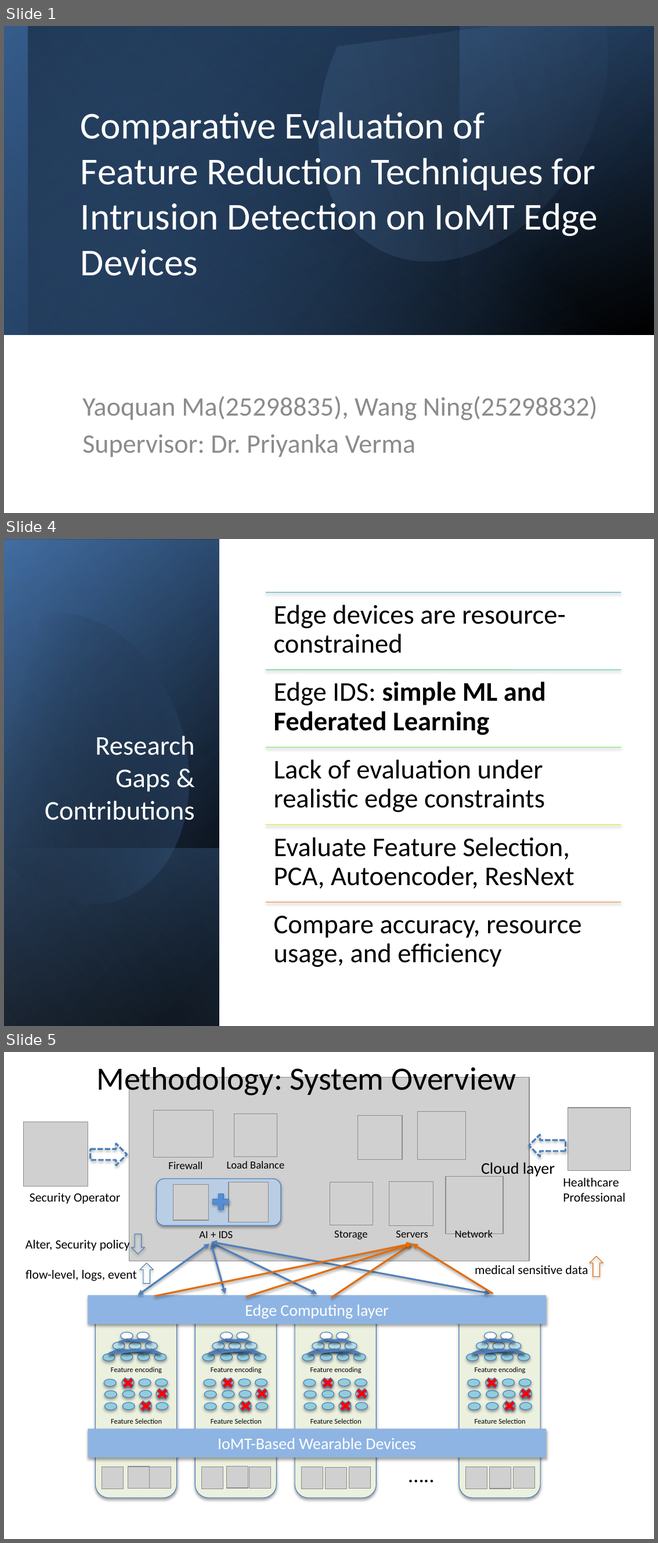
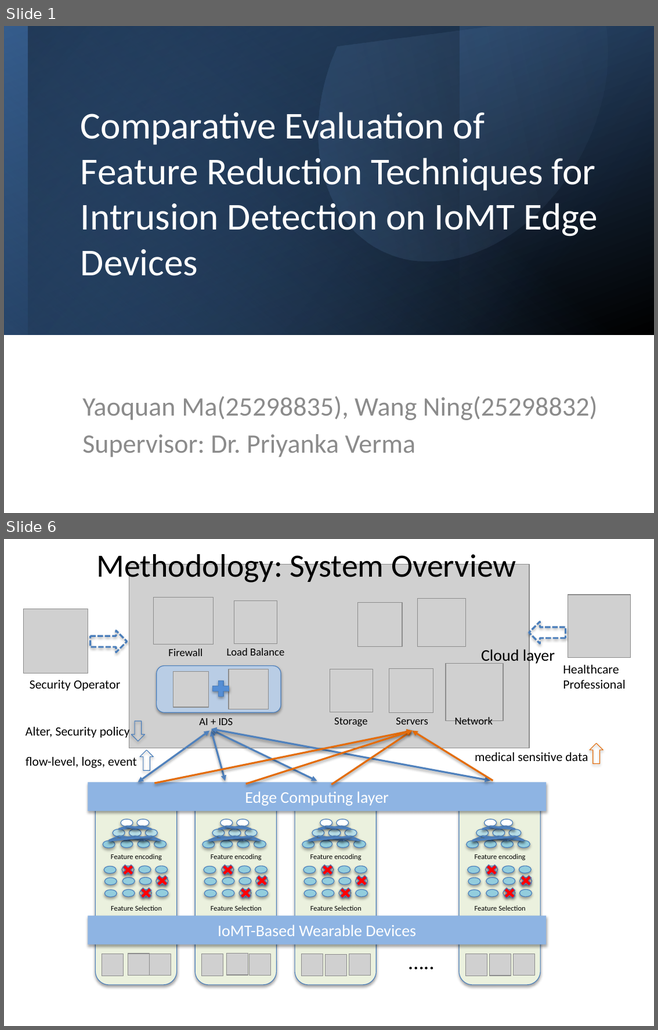
Before and after one commit to YMa10-ACS/Edge-IDS-Framework, a slide deck: Presentation/IoMT_IDS_Presentation.pptx. Shown one above the other, each under a label of ours: slides 1, 4 and 5 before the commit, slides 1 and 6 after it; the slides between them are not shown. The pictures are 658x1543 and 658x1030 pixels, drawn with LibreOffice and Linux fonts; fonts in the diff are those of the drawing; grey boxes stand for pictures. Boxes give left, top, right and bottom in pixels: in the first picture for what was removed or moved away, otherwise in the second. Text is boxed around its words. In the diff, an @@ line names an element or a change of style, - is before the commit and + after.

```diff
--- a/Presentation/IoMT_IDS_Presentation.pptx
+++ b/Presentation/IoMT_IDS_Presentation.pptx
@@ slide 4 removed at [4, 539, 654, 1026], background #FFFFFF @@
@@ rectangle removed at [5, 539, 219, 1026] @@
@@ rectangle removed at [5, 540, 219, 1026] @@
@@ rectangle removed at [5, 539, 219, 1026] @@
@@ freeform shape removed at [4, 585, 222, 928] @@
@@ title removed at [45, 736, 194, 820] @@
-Research Gaps & Contributions
@@ rectangle removed at [5, 849, 219, 1026] @@
@@ group removed at [265, 592, 621, 967]: 5 lines, 5 texts @@
-Edge devices are resource-constrained
-Edge IDS: simple ML and Federated Learning
-Lack of evaluation under realistic edge constraints
-Evaluate Feature Selection, PCA, Autoencoder, ResNext
-Compare accuracy, resource usage, and efficiency
@@ what was slide 5 is now slide 6 @@
```
Also in this commit, not shown: 5 slides changed, 6 slides added, 4 other slides removed, 1 other file.
